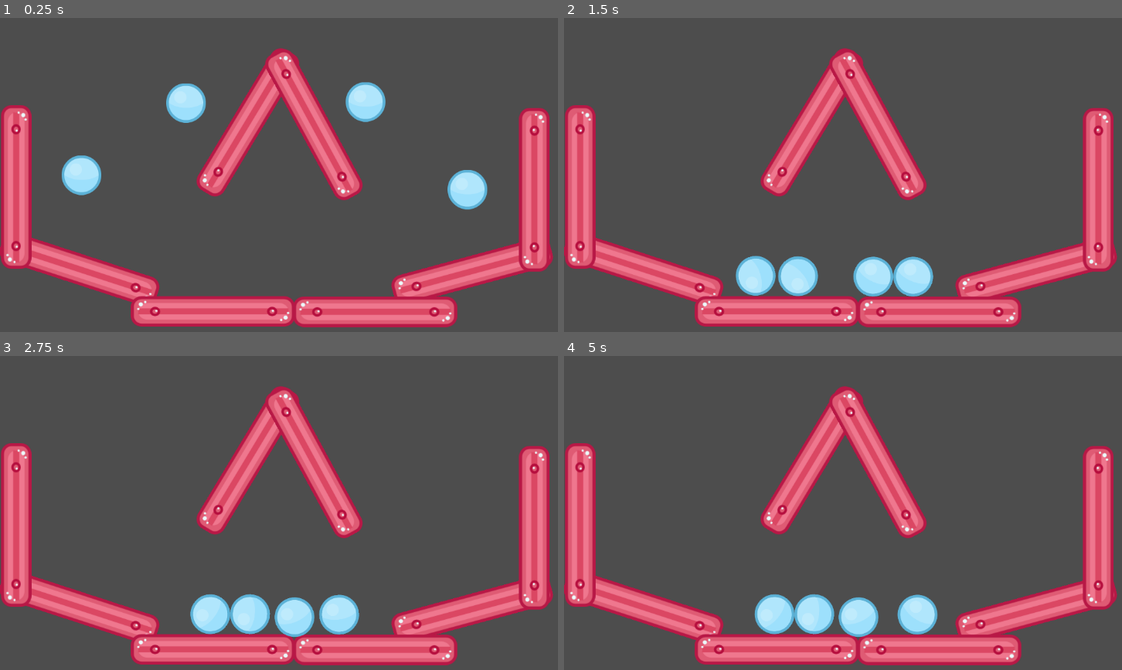
Above: before the commit, frames 1-4 (two rows, left to right).
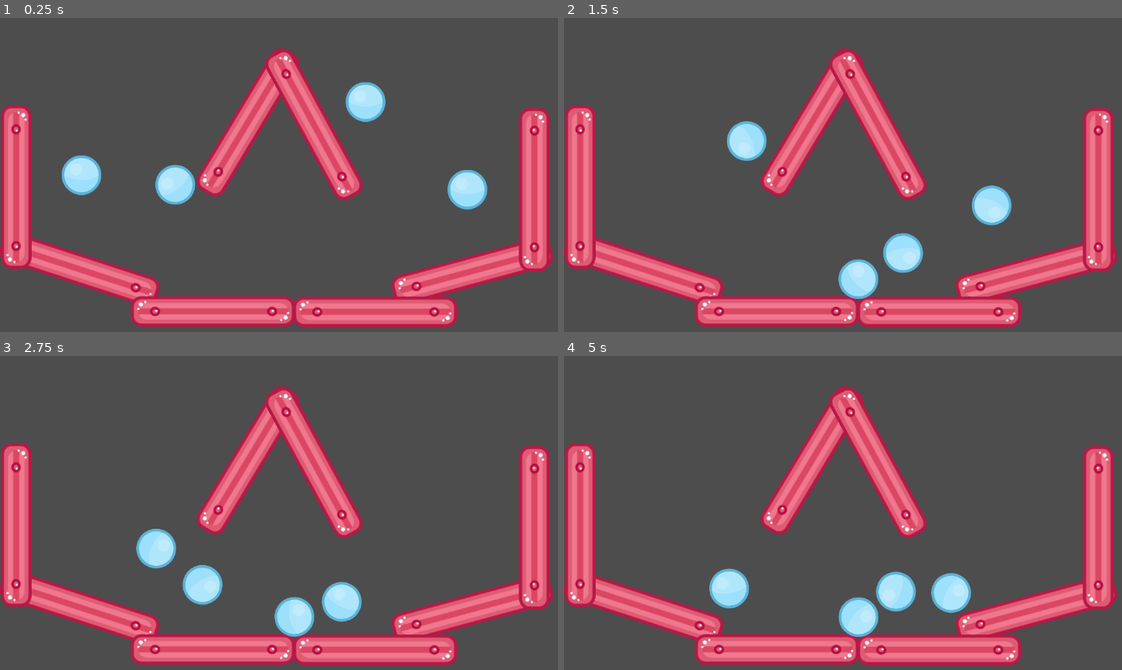
Above: after the commit, the same moments.

Repository: TotKtoSmog/godot_first_project
Game: Godot game, scene res://Main.tscn
Two runs of this game, one before a commit and one after it. Both use one fixed random seed, a clock stepped at 60 frames per second and the inputs below.
Inputs:
- Up to frame 1 (0.25 s): no input
- Up to frame 2 (1.5 s): no input
- Up to frame 3 (2.75 s): no input
- Up to frame 4 (5 s): no input

The runs differ from the first frame. In frame 1, 1.4% of the frame differs, in the area x 27-37%, y 20-60%; in frame 2, 4.9%, in the area x 29-81%, y 32-90%; in frame 3, 3.7%; in frame 4, 4.3%.

Commit message:
Настройка экземпляров

Diff:
--- a/Ball.tscn
+++ b/Ball.tscn
@@ -3,6 +3,7 @@
 [ext_resource type="Texture2D" uid="uid://dv6rx85s1gy3i" path="res://assets/ballBlue_10.png" id="1"]
 
 [sub_resource type="PhysicsMaterial" id="1"]
+bounce = 0.5
 
 [sub_resource type="CircleShape2D" id="2"]
 radius = 37.1452
--- a/Main.tscn
+++ b/Main.tscn
@@ -30,6 +30,8 @@
 
 [sub_resource type="PhysicsMaterial" id="9"]
 bounce = 0.5
+
+[sub_resource type="PhysicsMaterial" id="PhysicsMaterial_2772k"]
 
 [node name="Main" type="Node"]
 
@@ -131,6 +133,8 @@
 
 [node name="Ball" parent="." instance=ExtResource("2")]
 position = Vector2(347, 67)
+physics_material_override = SubResource("PhysicsMaterial_2772k")
+gravity_scale = 10.0
 
 [node name="Ball2" parent="." instance=ExtResource("2")]
 position = Vector2(152, 202)
Not shown: 1 places in Main.tscn that only renumber resources
